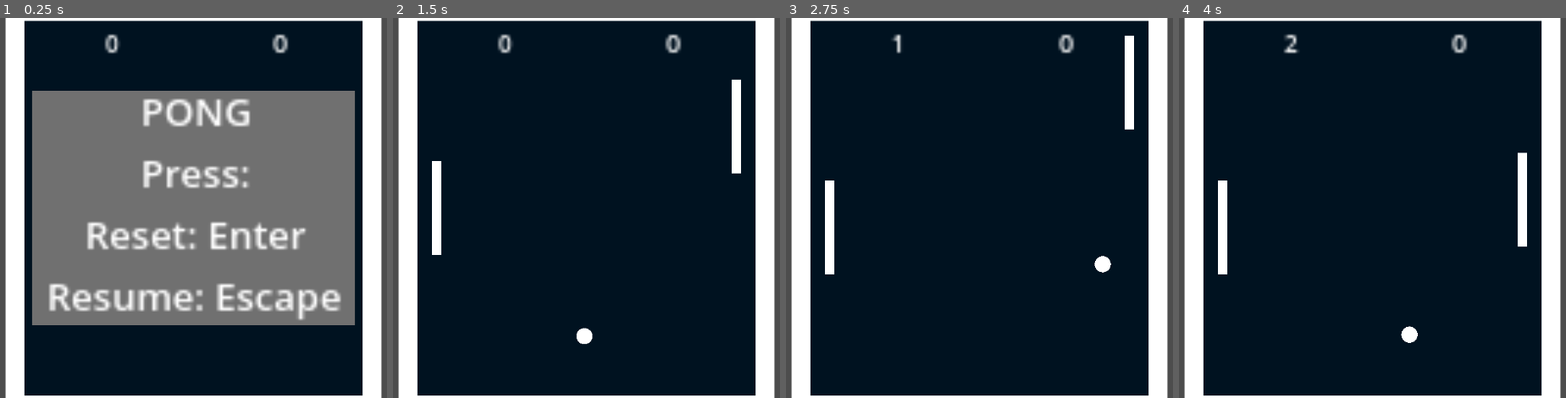
Above: before the commit, frames 1-4 (left to right).
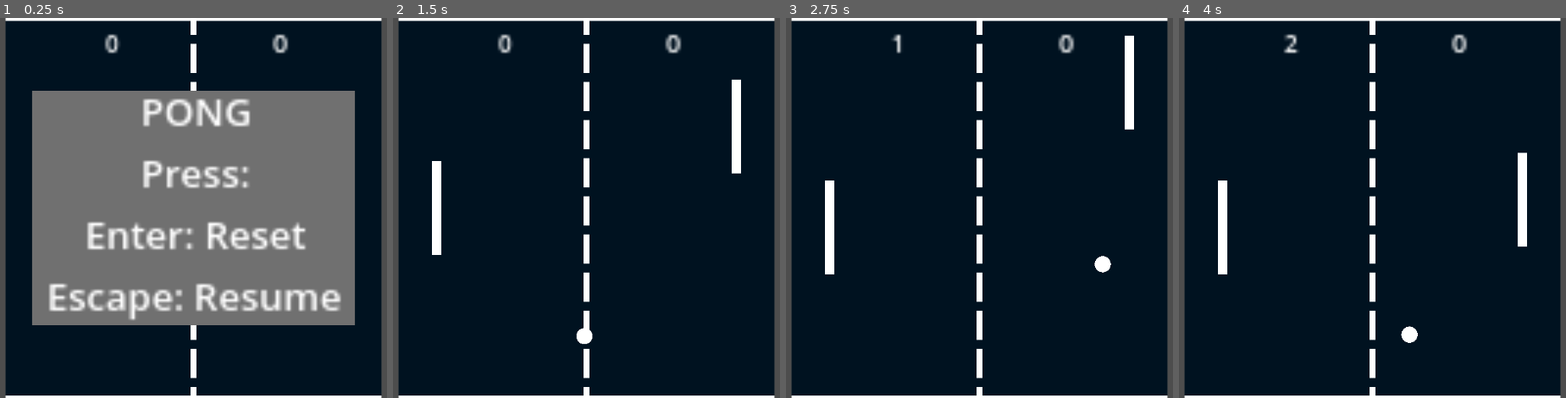
Above: after the commit, the same moments.

Repository: Kalabras/Pong2D
Game: Godot game, scene res://node_2d.tscn
Two runs of this game, one before a commit and one after it. Both use one fixed random seed, a clock stepped at 60 frames per second and the inputs below. The project has no main scene, so this scene is started directly.
Inputs:
- Up to frame 1 (0.25 s): no input
- Up to frame 2 (1.5 s): tap Enter (ui_accept) at 0.5, 0.77 s; hold Up (ui_up) 0.53-1.28 s; tap S (p2down) at 0.6 s; hold Down (ui_down) from 1.28 s (still down); tap W (p2up) at 1.35 s
- Up to frame 3 (2.75 s): tap Enter (ui_accept) at 1.52 s; release Down (ui_down) at 2.03 s; hold Up (ui_up) from 2.03 s (still down); tap S (p2down) at 2.1 s
- Up to frame 4 (4 s): tap W (p2up) at 2.85 s; tap Enter (ui_accept) at 3.02, 3.77 s; release Up (ui_up) at 3.53 s; hold Down (ui_down) from 3.53 s (still down); tap S (p2down) at 3.6 s

The runs differ from the first frame. In frame 1, 15% of the frame differs, in the area x 1-99%, y 0-100%; in frame 2, 11%; in frame 3, 11%; in frame 4, 11%.

Commit message:
Update

Diff:
--- a/node_2d.tscn
+++ b/node_2d.tscn
@@ -16,20 +16,6 @@
 [sub_resource type="GradientTexture2D" id="GradientTexture2D_ab0jb"]
 gradient = SubResource("Gradient_7y808")
 
-[sub_resource type="Gradient" id="Gradient_yn7fs"]
-offsets = PackedFloat32Array(1)
-colors = PackedColorArray(1, 1, 1, 1)
-
-[sub_resource type="GradientTexture2D" id="GradientTexture2D_q56ef"]
-gradient = SubResource("Gradient_yn7fs")
-
-[sub_resource type="Gradient" id="Gradient_da452"]
-offsets = PackedFloat32Array(1)
-colors = PackedColorArray(1, 1, 1, 1)
-
-[sub_resource type="GradientTexture2D" id="GradientTexture2D_p2juc"]
-gradient = SubResource("Gradient_da452")
-
 [sub_resource type="RectangleShape2D" id="RectangleShape2D_7seq5"]
 size = Vector2(20, 146)
 
@@ -49,16 +35,6 @@
 [node name="Background" type="Sprite2D" parent="."]
 scale = Vector2(2, 2)
 texture = SubResource("GradientTexture2D_ab0jb")
-
-[node name="Bar1" type="Sprite2D" parent="."]
-position = Vector2(60.8, 0)
-scale = Vector2(0.1, 2)
-texture = SubResource("GradientTexture2D_q56ef")
-
-[node name="Bar2" type="Sprite2D" parent="."]
-position = Vector2(-60.8, 0)
-scale = Vector2(0.1, 2)
-texture = SubResource("GradientTexture2D_p2juc")
 
 [node name="Player" parent="." instance=ExtResource("1_7db1o")]
 position = Vector2(51, 0)
@@ -101,6 +77,70 @@
 [node name="CollisionShape2D" type="CollisionShape2D" parent="wall2"]
 position = Vector2(2, 0)
 shape = SubResource("RectangleShape2D_7seq5")
+
+[node name="Divider" type="Control" parent="."]
+layout_mode = 3
+anchors_preset = 0
+offset_left = -4.0
+offset_top = -69.0
+offset_right = 36.0
+offset_bottom = -29.0
+
+[node name="ColorRect" type="ColorRect" parent="Divider"]
+layout_mode = 2
+offset_left = 3.0
+offset_right = 5.0
+offset_bottom = 10.0
+
+[node name="ColorRect" type="ColorRect" parent="Divider/ColorRect"]
+offset_top = 13.0
+offset_right = 2.0
+offset_bottom = 23.0
+
+[node name="ColorRect" type="ColorRect" parent="Divider/ColorRect/ColorRect"]
+offset_top = 13.0
+offset_right = 2.0
+offset_bottom = 23.0
+
+[node name="ColorRect" type="ColorRect" parent="Divider/ColorRect/ColorRect/ColorRect"]
+offset_top = 13.0
+offset_right = 2.0
+offset_bottom = 23.0
+
+[node name="ColorRect" type="ColorRect" parent="Divider/ColorRect/ColorRect/ColorRect/ColorRect"]
+offset_top = 13.0
+offset_right = 2.0
+offset_bottom = 23.0
+
+[node name="ColorRect" type="ColorRect" parent="Divider/ColorRect/ColorRect/ColorRect/ColorRect/ColorRect"]
+offset_top = 13.0
+offset_right = 2.0
+offset_bottom = 23.0
+
+[node name="ColorRect" type="ColorRect" parent="Divider/ColorRect/ColorRect/ColorRect/ColorRect/ColorRect/ColorRect"]
+offset_top = 13.0
+offset_right = 2.0
+offset_bottom = 23.0
+
+[node name="ColorRect" type="ColorRect" parent="Divider/ColorRect/ColorRect/ColorRect/ColorRect/ColorRect/ColorRect/ColorRect"]
+offset_top = 13.0
+offset_right = 2.0
+offset_bottom = 23.0
+
+[node name="ColorRect" type="ColorRect" parent="Divider/ColorRect/ColorRect/ColorRect/ColorRect/ColorRect/ColorRect/ColorRect/ColorRect"]
+offset_top = 13.0
+offset_right = 2.0
+offset_bottom = 23.0
+
+[node name="ColorRect" type="ColorRect" parent="Divider/ColorRect/ColorRect/ColorRect/ColorRect/ColorRect/ColorRect/ColorRect/ColorRect/ColorRect"]
+offset_top = 13.0
+offset_right = 2.0
+offset_bottom = 23.0
+
+[node name="ColorRect" type="ColorRect" parent="Divider/ColorRect/ColorRect/ColorRect/ColorRect/ColorRect/ColorRect/ColorRect/ColorRect/ColorRect/ColorRect"]
+offset_top = 13.0
+offset_right = 2.0
+offset_bottom = 23.0
 
 [node name="UI" type="Control" parent="."]
 layout_mode = 3
@@ -149,8 +189,8 @@
 offset_bottom = 82.0
 text = "PONG
 Press:
-Reset: Enter
-Resume: Escape"
+Enter: Reset
+Escape: Resume"
 label_settings = SubResource("LabelSettings_w7haf")
 horizontal_alignment = 1
 
Not shown: 1 places in node_2d.tscn that only renumber resources
